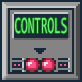
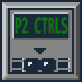
Revision of a layered 82px x 82px image; what changed, layer by layer:
showed "Layer 3" over [14,58,66,72]
renamed "CONTROLS ssdaasd" to "P2 CTRLS ssdaasd", showed it, painted on it over [15,17,67,34]
renamed "CONTROLS ssdaasd" to "P2 CTRLS ssdaasd", hid it, painted on it over [15,17,67,34]
